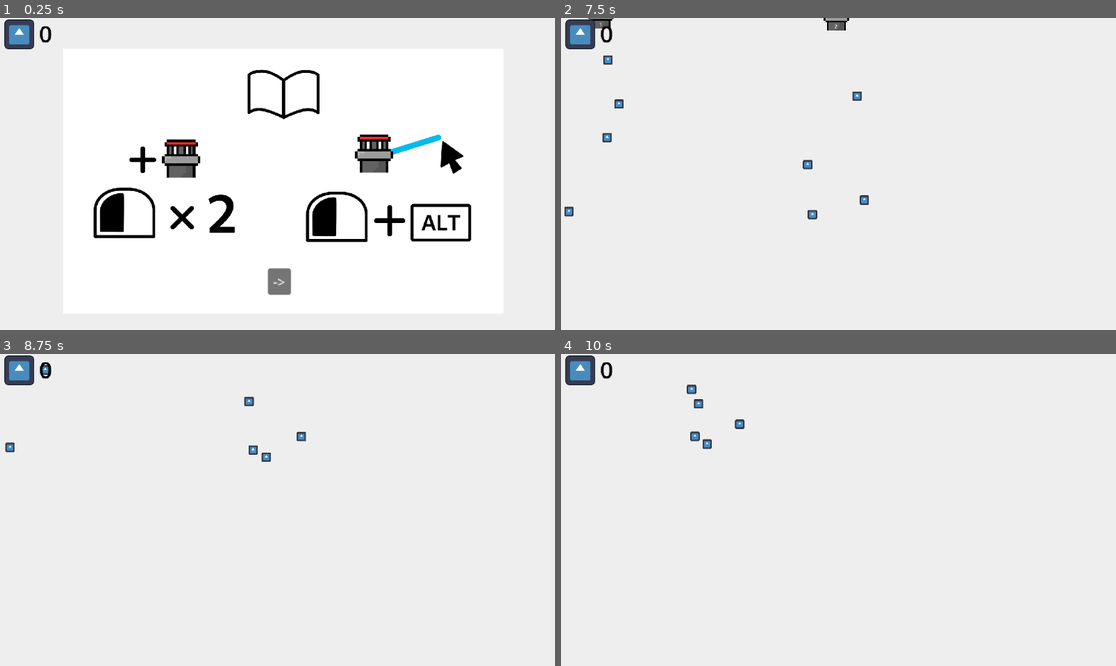
Above: before the commit, frames 1-4 (two rows, left to right).
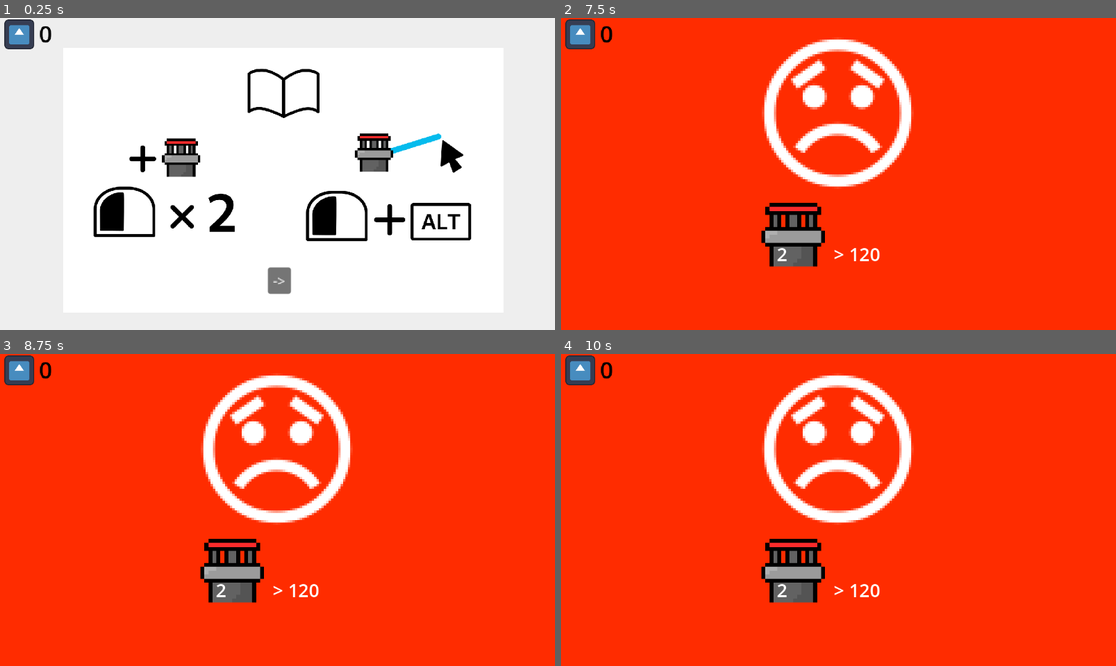
Above: after the commit, the same moments.

Repository: produced-demand/produced-demand
Game: Godot game, scene res://level.tscn
Two runs of this game, one before a commit and one after it. Both use one fixed random seed, a clock stepped at 60 frames per second and the inputs below. The engine's default icon, where the game draws it, is replaced by a stand-in: a white triangle on a blue panel in a dark square.
Inputs (mouse positions are in pixels of both pictures, inside the frame that each line leads up to):
- Up to frame 1 (0.25 s): no input
- Up to frame 2 (7.5 s): click "->" at 0.5 s; move the mouse to (960, 158) at 1.27 s; hold Down (camera_move_down) 1.28-2 s; click (960, 158) at 1.42 s; drag from (727, 189) to (716, 114) at 2.02 s; move the mouse to (894, 105) at 2.77 s; hold Right (camera_move_right) 2.78-3.5 s; click (894, 105) at 2.92 s; drag from (810, 236) to (605, 139) at 3.52 s; move the mouse to (1005, 220) at 4.27 s; tap Middle mouse button (camera_pan) at 4.35 s; click (1005, 220) at 4.42 s; drag from (672, 127) to (594, 236) at 5.02 s; move the mouse to (866, 174) at 5.77 s; tap Mouse wheel down (camera_zoom_out) at 5.85 s; click (866, 174) at 5.92 s; drag from (755, 96) to (605, 233) at 6.52 s; move the mouse to (960, 158) at 7.27 s; hold Down (camera_move_down) from 7.28 s (still down); click (960, 158) at 7.42 s
- Up to frame 3 (8.75 s): release Down (camera_move_down) at 8 s; drag from (166, 525) to (249, 410) at 8.02 s
- Up to frame 4 (10 s): move the mouse to (894, 441) at 8.77 s; hold Right (camera_move_right) 8.78-9.5 s; click (894, 441) at 8.92 s; drag from (810, 572) to (699, 410) at 9.52 s

The runs differ from the first frame. In frame 1, 2.0% of the frame differs, in the area x 16-85%, y 16-89%; in frame 2, 96%; in frame 3, 96%, in the area x 0-100%, y 0-100%; in frame 4, 96%.

Commit message:
UI Fixes

Diff:
--- a/HUD.tscn
+++ b/HUD.tscn
@@ -10,9 +10,11 @@
 
 [node name="End" type="Control" parent="."]
 layout_mode = 3
-anchors_preset = 0
-offset_right = 40.0
-offset_bottom = 40.0
+anchors_preset = 15
+anchor_right = 1.0
+anchor_bottom = 1.0
+grow_horizontal = 2
+grow_vertical = 2
 
 [node name="ColorRect" type="ColorRect" parent="End"]
 layout_mode = 0
@@ -87,11 +89,17 @@
 
 [node name="Indicators" type="Control" parent="."]
 layout_mode = 3
-anchors_preset = 0
-offset_left = 416.0
-offset_top = 536.0
-offset_right = 456.0
-offset_bottom = 576.0
+anchors_preset = 7
+anchor_left = 0.5
+anchor_top = 1.0
+anchor_right = 0.5
+anchor_bottom = 1.0
+offset_left = -160.0
+offset_top = -110.0
+offset_right = -120.0
+offset_bottom = -70.0
+grow_horizontal = 2
+grow_vertical = 0
 
 [node name="CreatingRouteIndicator" type="Control" parent="Indicators"]
 anchors_preset = 0
@@ -139,9 +147,17 @@
 
 [node name="Start" type="Control" parent="."]
 layout_mode = 3
-anchors_preset = 0
-offset_right = 40.0
-offset_bottom = 40.0
+anchors_preset = 8
+anchor_left = 0.5
+anchor_top = 0.5
+anchor_right = 0.5
+anchor_bottom = 0.5
+offset_left = -576.0
+offset_top = -326.0
+offset_right = -536.0
+offset_bottom = -286.0
+grow_horizontal = 2
+grow_vertical = 2
 
 [node name="ColorRect" type="ColorRect" parent="Start"]
 layout_mode = 0
--- a/project.godot
+++ b/project.godot
@@ -82,4 +82,5 @@
 textures/canvas_textures/default_texture_filter=0
 renderer/rendering_method="gl_compatibility"
 renderer/rendering_method.mobile="gl_compatibility"
+textures/vram_compression/import_etc2_astc=true
 environment/defaults/default_clear_color=Color(0.933333, 0.933333, 0.933333, 1)
--- a/scripts/Stations.gd
+++ b/scripts/Stations.gd
@@ -2,7 +2,7 @@
 
 var max_stations = 10
 var stations = []
-var max_people_at_station = 120
+var max_people_at_station = 1
 
 var route_being_created = false
 
Not shown, changed: export_presets.cfg
